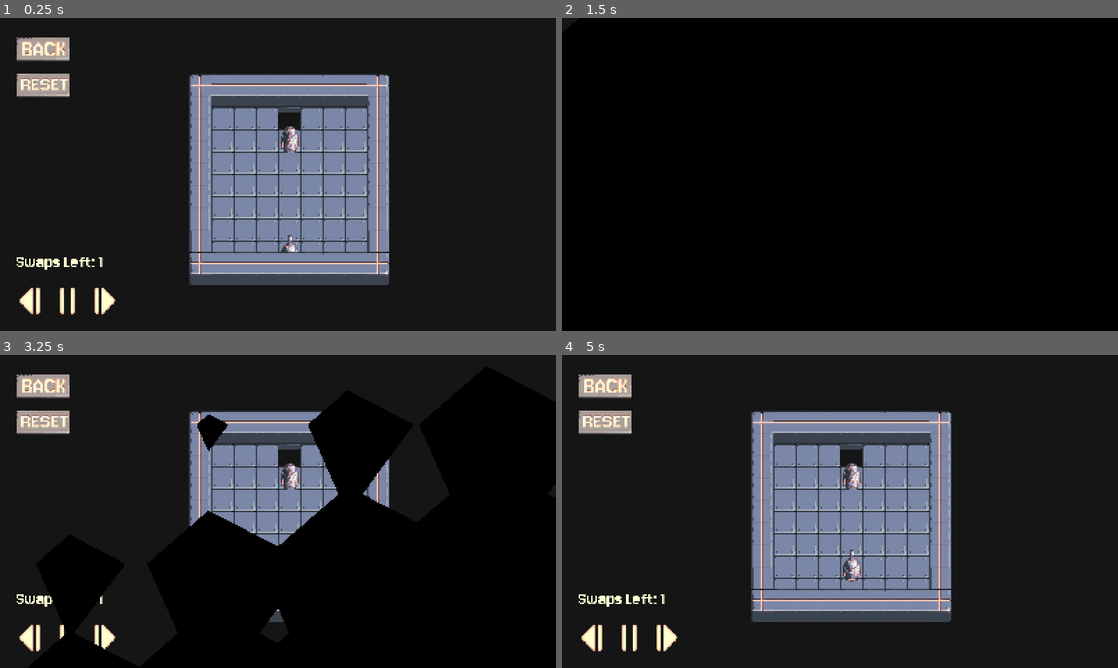
Above: before the commit, frames 1-4 (two rows, left to right).
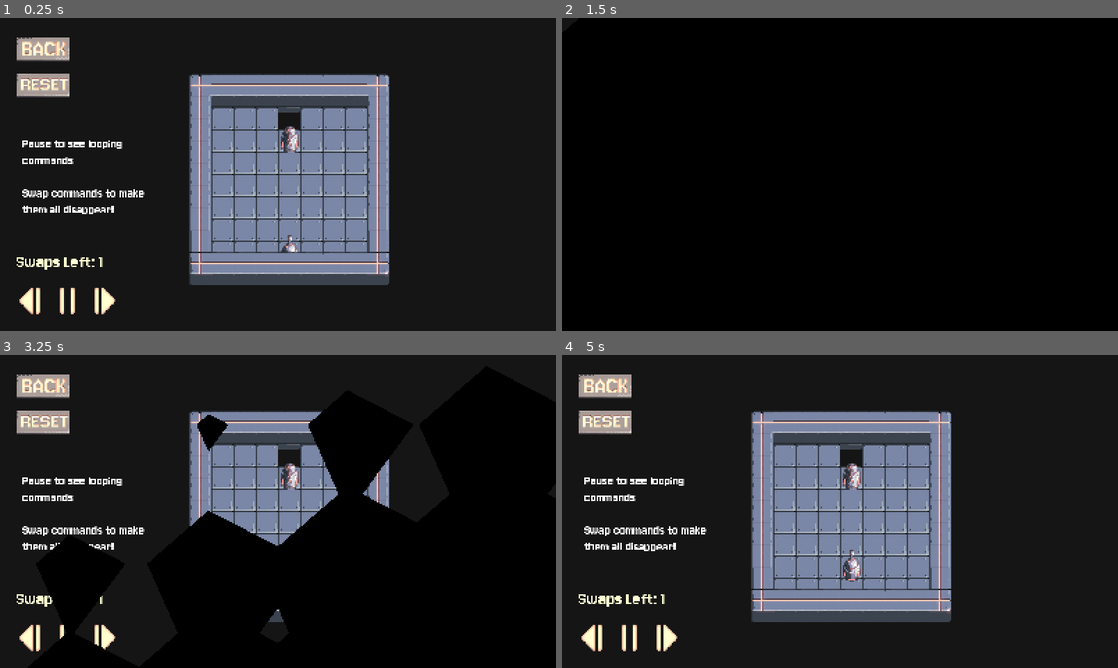
Above: after the commit, the same moments.

Repository: eevx/mind-swap
Game: Godot game, scene res://Levels/level_d1.tscn
Same seed, same stepped clock (60 frames per second), same inputs: the game is played once before the commit and once after it. Before the commit the project has no main scene; this scene is started directly in both runs.
Inputs (mouse positions are in pixels of both pictures, inside the frame that each line leads up to):
- Up to frame 1 (0.25 s): no input
- Up to frame 2 (1.5 s): click (606, 86) at 0.5 s; tap Enter at 1.25 s; move the mouse to (962, 158) at 1.27 s; hold Right (ui_right) from 1.28 s (still down); hold R (r) from 1.28 s (still down); click (962, 158) at 1.35 s
- Up to frame 3 (3.25 s): release Right (ui_right) at 2 s; release R (r) at 2 s; click (44, 423) at 2 s; move the mouse to (166, 527) at 2.77 s; hold Down (ui_down) from 2.78 s (still down); tap R (r) at 2.85 s; click (166, 527) at 3.05 s
- Up to frame 4 (5 s): move the mouse to (895, 442) at 3.52 s; release Down (ui_down) at 3.53 s; hold R (r) 3.53-4.28 s; hold Right (ui_right) from 3.53 s (still down); click (895, 442) at 3.6 s; move the mouse to (812, 574) at 4.27 s; tap R (r) at 4.35 s; click (812, 574) at 4.55 s

The runs differ from the first frame. In frame 1, 1.0% of the frame differs, in the area x 4-26%, y 39-63%; in frame 2, nothing differs; in frame 3, 0.9%; in frame 4, 1.0%.

Commit message:
final build

Diff:
--- a/CharacterActions/DestroyAction.gd
+++ b/CharacterActions/DestroyAction.gd
@@ -17,7 +17,7 @@
 	if object_data.ref_to_node:
 		if object_data.ref_to_node.has_method("queue_animation"):
 			object_data.ref_to_node.queue_animation("death", [show_value])
-
+			SfxManager.play_sfx("death", -5.)
 	#if object_data.ref_to_node:
 		#object_data.ref_to_node.visible = show_value
 
--- a/CharacterActions/DropAction.gd
+++ b/CharacterActions/DropAction.gd
@@ -18,7 +18,7 @@
 	if object_data.ref_to_node:
 		if object_data.ref_to_node.has_method("queue_animation"):
 			object_data.ref_to_node.queue_animation("drop", [show_value])
-
+			SfxManager.play_sfx("drop", 5.)
 	#if object_data.ref_to_node:
 		#object_data.ref_to_node.visible = show_value
 
--- a/CharacterActions/MoveAction.gd
+++ b/CharacterActions/MoveAction.gd
@@ -50,7 +50,7 @@
 	if character_data.ref_to_node:
 		if character_data.ref_to_node.has_method("queue_animation"):
 			character_data.ref_to_node.queue_animation("move", [from, to])
-			SfxManager.play_sfx("push")
+			SfxManager.play_sfx("buzz")
 	#if character_data.ref_to_node:
 		#character_data.ref_to_node.global_position = GridManager.grid_to_world(to)
 
--- a/CharacterActions/PushAction.gd
+++ b/CharacterActions/PushAction.gd
@@ -49,7 +49,7 @@
 	if object_data.ref_to_node:
 		if object_data.ref_to_node.has_method("queue_animation"):
 			object_data.ref_to_node.queue_animation("push", [from, to])
-			SfxManager.play_sfx("push")
+			SfxManager.play_sfx("death", -20.)
 
 func undo():
 	GridManager.remove_object(to_pos, object_data)
--- a/CharacterActions/ShootAction.gd
+++ b/CharacterActions/ShootAction.gd
@@ -35,6 +35,7 @@
 	if character_data.ref_to_node:
 		if character_data.ref_to_node.has_method("queue_animation"):
 			character_data.ref_to_node.queue_animation("shoot", [from, to])
+			SfxManager.play_sfx("push2")
 	pass
 
 func undo():
--- a/CharacterActions/SwapAction.gd
+++ b/CharacterActions/SwapAction.gd
@@ -18,6 +18,7 @@
 		return false
 	character_data.command_array[index] = command_type
 	TurnManager.swaps_performed += 1
+	SfxManager.play_sfx("swap")
 	character_data.command_array_changed.emit()
 	return true
 
@@ -28,6 +29,8 @@
 	character_data.command_array = duplicate_command_array
 	character_data.command_array_changed.emit()
 	TurnManager.swaps_performed -= 1
+	SfxManager.play_sfx("swap")
+
 #func swap_command(type : command_type, index: int):
 	#if index >= command_array.size():
 		#return
--- a/CharacterActions/TurnAction.gd
+++ b/CharacterActions/TurnAction.gd
@@ -24,7 +24,7 @@
 	if character_data.ref_to_node:
 		if character_data.ref_to_node.has_method("queue_animation"):
 			character_data.ref_to_node.queue_animation("turn", [from, to])
-
+			SfxManager.play_sfx("click", 2.)
 	#if character_data.ref_to_node:
 		#character_data.ref_to_node.rotation = Vector2(to).angle() + PI/2
 		#pass
--- a/CharacterActions/command_module_clickable.gd
+++ b/CharacterActions/command_module_clickable.gd
@@ -81,8 +81,9 @@
 func _on_input_event(_viewport, _event, _shape_idx):
 	if Input.is_action_just_pressed("left_click"):
 		if TurnManager.swaps_performed >= 2 * TurnManager.swaps_allowed:
-			#TODO: visual
+			SfxManager.play_sfx("error")
 			return
+		SfxManager.play_sfx("hover", -7.)
 		_clicked = true
 		_mouse_offset = get_global_mouse_position() - global_position
 		get_viewport().set_input_as_handled()
@@ -91,6 +92,7 @@
 func _on_mouse_entered():
 	command_sprite.frame = current_type + 5
 	scale = Vector2.ONE * 1.1
+	SfxManager.play_sfx("hover", -10., randf_range(0.9, 1.1))
 
 
 func _on_mouse_exited():
--- a/Globals/SFXManager.tscn
+++ b/Globals/SFXManager.tscn
@@ -6,13 +6,27 @@
 [ext_resource type="AudioStream" uid="uid://jnymbkjxie8d" path="res://Assets/Sfx/failedSomethingorCantMove.wav" id="3_swsjg"]
 [ext_resource type="AudioStream" uid="uid://8ayj4jlgpq7b" path="res://Assets/Sfx/click.wav" id="4_mlllv"]
 [ext_resource type="AudioStream" uid="uid://bkcjwi5cp0r3c" path="res://Assets/Sfx/hurtvar3.wav" id="5_v4h1o"]
+[ext_resource type="AudioStream" uid="uid://cgvedte47mrji" path="res://Assets/Sfx/restart_level.wav" id="6_w6jah"]
+[ext_resource type="AudioStream" uid="uid://pnern3u1nbdl" path="res://Assets/Sfx/machine_move.wav" id="7_froaa"]
+[ext_resource type="AudioStream" uid="uid://d4indrm54advu" path="res://Assets/Sfx/level_win.wav" id="8_ty3ma"]
+[ext_resource type="AudioStream" uid="uid://glg4412ut8tk" path="res://Assets/Sfx/hover_exit_select.wav" id="9_3bsla"]
+[ext_resource type="AudioStream" uid="uid://b8j3omkibk3iw" path="res://Assets/Sfx/box_drop.mp3" id="10_froaa"]
+[ext_resource type="AudioStream" uid="uid://b37x1frtxkj8m" path="res://Assets/Sfx/swap_sfx.mp3" id="11_ty3ma"]
+[ext_resource type="AudioStream" uid="uid://csx0lg8bdgq6n" path="res://Assets/Sfx/error-call-to-attention-129258.mp3" id="12_3bsla"]
 
 [node name="SfxManager" type="Node2D"]
 script = ExtResource("1_6nkip")
 sfx_dict = Dictionary[String, AudioStream]({
+"buzz": ExtResource("7_froaa"),
 "click": ExtResource("4_mlllv"),
 "death": ExtResource("5_v4h1o"),
+"drop": ExtResource("10_froaa"),
+"error": ExtResource("12_3bsla"),
+"hover": ExtResource("9_3bsla"),
+"level_win": ExtResource("8_ty3ma"),
 "push": ExtResource("2_swsjg"),
-"push2": ExtResource("3_swsjg")
+"push2": ExtResource("3_swsjg"),
+"restart": ExtResource("6_w6jah"),
+"swap": ExtResource("11_ty3ma")
 })
 audio_player = ExtResource("2_xbvlc")
--- a/Globals/SceneManager.gd
+++ b/Globals/SceneManager.gd
@@ -69,6 +69,7 @@
 			if not LevelArray.levels[id+1].is_empty():
 				var new_level_id = id+1
 				goto_scene("res://Levels/level_complete.tscn", true)
+				SfxManager.play_sfx("level_win")
 				await scene_changed
 				await get_tree().create_timer(1.).timeout
 				goto_scene(LevelArray.levels[new_level_id])
--- a/LevelComponents/LevelManager.gd
+++ b/LevelComponents/LevelManager.gd
@@ -128,6 +128,7 @@
 		SceneManager.goto_scene(level_select_scene_path)
 
 func _on_reload_button_down():
+	SfxManager.play_sfx("restart")
 	SceneManager.reload_scene()
 
 func _update_swap_counter():
--- a/LevelComponents/level_manager.tscn
+++ b/LevelComponents/level_manager.tscn
@@ -166,6 +166,31 @@
 script = ExtResource("6_6t1rr")
 metadata/_custom_type_script = "uid://blrn0dk83d5bu"
 
+[node name="ColorRect" type="ColorRect" parent="."]
+visible = false
+z_index = -2
+anchors_preset = 2
+anchor_top = 1.0
+anchor_bottom = 1.0
+offset_top = -260.0
+offset_right = 384.0
+grow_vertical = 0
+mouse_filter = 2
+color = Color(0.13905138, 0.16056603, 0.19014582, 1)
+
+[node name="ColorRect2" type="ColorRect" parent="."]
+visible = false
+z_index = -2
+anchors_preset = 2
+anchor_top = 1.0
+anchor_bottom = 1.0
+offset_top = -900.0
+offset_right = 256.0
+offset_bottom = -612.0
+grow_vertical = 0
+mouse_filter = 2
+color = Color(0.13905138, 0.16056603, 0.19014582, 1)
+
 [connection signal="button_down" from="VBoxContainer/Back" to="." method="_on_back_button_down"]
 [connection signal="button_down" from="VBoxContainer/Reload" to="." method="_on_reload_button_down"]
 [connection signal="button_down" from="HBoxContainer/undo" to="." method="_on_scrub_left_button_down"]
--- a/Levels/level_d1.tscn
+++ b/Levels/level_d1.tscn
@@ -1,9 +1,10 @@
-[gd_scene load_steps=7 format=4 uid="uid://bx6wi1iq0iut6"]
+[gd_scene load_steps=9 format=4 uid="uid://bx6wi1iq0iut6"]
 
 [ext_resource type="PackedScene" uid="uid://bdao5x87efl8" path="res://LevelComponents/level_manager.tscn" id="1_4gxig"]
 [ext_resource type="PackedScene" uid="uid://nvfa0p75xuke" path="res://LevelComponents/GridTileMap.tscn" id="2_yuljx"]
 [ext_resource type="PackedScene" uid="uid://cyy3whjrf3trl" path="res://LevelComponents/base_enemy.tscn" id="3_g71x3"]
 [ext_resource type="Script" uid="uid://bah1h38kcvyvw" path="res://GameObjectsAndData/CharacterObjectData.gd" id="4_pm144"]
+[ext_resource type="FontFile" uid="uid://cb5ydtoqxovuo" path="res://Assets/Jersey10-Regular.ttf" id="5_6xcu2"]
 
 [sub_resource type="Resource" id="Resource_3rrta"]
 script = ExtResource("4_pm144")
@@ -17,6 +18,10 @@
 current_dir = Vector2i(0, 1)
 turn_order = 1
 metadata/_custom_type_script = "uid://bah1h38kcvyvw"
+
+[sub_resource type="LabelSettings" id="LabelSettings_wnc21"]
+font = ExtResource("5_6xcu2")
+font_size = 40
 
 [node name="level_d1" type="Node2D"]
 y_sort_enabled = true
@@ -41,3 +46,14 @@
 [node name="BaseEnemy2" parent="." instance=ExtResource("3_g71x3")]
 position = Vector2(32, -96)
 EnemyData = SubResource("Resource_m83o2")
+
+[node name="Label" type="Label" parent="."]
+offset_left = -735.0
+offset_top = -109.0
+offset_right = -351.0
+offset_bottom = 123.0
+text = "Pause to see looping commands
+
+Swap commands to make them all disappear!"
+label_settings = SubResource("LabelSettings_wnc21")
+autowrap_mode = 2
--- /dev/null
+++ b/Levels/main_menu.gd
@@ -0,0 +1,6 @@
+extends Node2D
+
+@export var level_select_scene : String
+
+func _on_button_button_down():
+	SceneManager.goto_scene(level_select_scene)
--- /dev/null
+++ b/Levels/main_menu.tscn
@@ -0,0 +1,125 @@
+[gd_scene load_steps=14 format=3 uid="uid://gftjhhrtkfoo"]
+
+[ext_resource type="Script" uid="uid://bs26tfj1wmu2t" path="res://Levels/main_menu.gd" id="1_8md67"]
+[ext_resource type="Texture2D" uid="uid://cyne2ngcuy16u" path="res://Assets/theme_picture.png" id="2_15p6s"]
+[ext_resource type="FontFile" uid="uid://cb5ydtoqxovuo" path="res://Assets/Jersey10-Regular.ttf" id="3_5qvx8"]
+[ext_resource type="Script" uid="uid://blrn0dk83d5bu" path="res://UI/hover_zoom.gd" id="4_hllw6"]
+
+[sub_resource type="LabelSettings" id="LabelSettings_qor8d"]
+font = ExtResource("3_5qvx8")
+font_size = 176
+
+[sub_resource type="Environment" id="Environment_6e2af"]
+background_mode = 3
+glow_enabled = true
+glow_bloom = 0.04
+
+[sub_resource type="StyleBoxEmpty" id="StyleBoxEmpty_yw3yt"]
+
+[sub_resource type="StyleBoxEmpty" id="StyleBoxEmpty_1brcv"]
+
+[sub_resource type="StyleBoxEmpty" id="StyleBoxEmpty_b8u61"]
+
+[sub_resource type="StyleBoxEmpty" id="StyleBoxEmpty_mkm6k"]
+
+[sub_resource type="Animation" id="Animation_8md67"]
+resource_name = "idle"
+length = 1.5
+loop_mode = 1
+tracks/0/type = "value"
+tracks/0/imported = false
+tracks/0/enabled = true
+tracks/0/path = NodePath("Label:position")
+tracks/0/interp = 1
+tracks/0/loop_wrap = true
+tracks/0/keys = {
+"times": PackedFloat32Array(0, 0.73, 1.5),
+"transitions": PackedFloat32Array(0.5, 2, 1),
+"update": 0,
+"values": [Vector2(-432, -224), Vector2(-432, -256), Vector2(-432, -224)]
+}
+
+[sub_resource type="Animation" id="Animation_15p6s"]
+length = 0.001
+tracks/0/type = "value"
+tracks/0/imported = false
+tracks/0/enabled = true
+tracks/0/path = NodePath("Label:position")
+tracks/0/interp = 1
+tracks/0/loop_wrap = true
+tracks/0/keys = {
+"times": PackedFloat32Array(0),
+"transitions": PackedFloat32Array(1),
+"update": 0,
+"values": [Vector2(-432, -224)]
+}
+
+[sub_resource type="AnimationLibrary" id="AnimationLibrary_5qvx8"]
+_data = {
+&"RESET": SubResource("Animation_15p6s"),
+&"idle": SubResource("Animation_8md67")
+}
+
+[node name="MainMenu" type="Node2D"]
+script = ExtResource("1_8md67")
+level_select_scene = "res://Levels/level_select.tscn"
+
+[node name="Sprite2D" type="Sprite2D" parent="."]
+modulate = Color(1, 1, 1, 0.33333334)
+scale = Vector2(2.5777779, 2.5777779)
+texture = ExtResource("2_15p6s")
+
+[node name="Camera2D" type="Camera2D" parent="."]
+
+[node name="Label" type="Label" parent="."]
+offset_left = -432.0
+offset_top = -224.0
+offset_right = 473.0
+offset_bottom = -34.0
+text = "MINDSWAPPERS"
+label_settings = SubResource("LabelSettings_qor8d")
+
+[node name="WorldEnvironment" type="WorldEnvironment" parent="."]
+environment = SubResource("Environment_6e2af")
+
+[node name="Button" type="Button" parent="."]
+offset_left = -128.0
+offset_right = 137.0
+offset_bottom = 144.0
+theme_override_fonts/font = ExtResource("3_5qvx8")
+theme_override_font_sizes/font_size = 126
+theme_override_styles/normal = SubResource("StyleBoxEmpty_yw3yt")
+theme_override_styles/pressed = SubResource("StyleBoxEmpty_1brcv")
+theme_override_styles/hover = SubResource("StyleBoxEmpty_b8u61")
+theme_override_styles/disabled = SubResource("StyleBoxEmpty_mkm6k")
+text = "START"
+
+[node name="hover_zoom" type="Node" parent="Button"]
+script = ExtResource("4_hllw6")
+metadata/_custom_type_script = "uid://blrn0dk83d5bu"
+
+[node name="AnimationPlayer" type="AnimationPlayer" parent="."]
+libraries = {
+&"": SubResource("AnimationLibrary_5qvx8")
+}
+autoplay = "idle"
+
+[node name="ColorRect" type="ColorRect" parent="."]
+visible = false
+offset_left = -880.0
+offset_top = -512.0
+offset_right = -576.0
+offset_bottom = 512.0
+mouse_filter = 2
+color = Color(0, 0, 0, 1)
+
+[node name="ColorRect2" type="ColorRect" parent="."]
+visible = false
+offset_left = 608.0
+offset_top = -512.0
+offset_right = 912.0
+offset_bottom = 512.0
+mouse_filter = 2
+color = Color(0, 0, 0, 1)
+
+[connection signal="button_down" from="Button" to="." method="_on_button_button_down"]
--- a/UI/hover_zoom.gd
+++ b/UI/hover_zoom.gd
@@ -22,6 +22,7 @@
 		queue_free()
 
 func _on_mouse_entered() -> void:
+	SfxManager.play_sfx("hover", -10., randf_range(0.9, 1.1))
 	if zoom_tween:
 		zoom_tween.kill()
 	zoom_tween = create_tween()
--- a/project.godot
+++ b/project.godot
@@ -11,6 +11,7 @@
 [application]
 
 config/name="MindSwap"
+run/main_scene="uid://gftjhhrtkfoo"
 config/features=PackedStringArray("4.5", "Forward Plus")
 config/icon="res://icon.svg"
 
@@ -29,8 +30,9 @@
 
 window/size/viewport_width=1600
 window/size/viewport_height=900
-window/size/window_width_override=1280
-window/size/window_height_override=720
+window/size/mode=3
+window/size/window_width_override=1920
+window/size/window_height_override=1080
 window/stretch/mode="canvas_items"
 
 [input]
Not shown, added: Assets/Sfx/box_drop.mp3.import
Not shown, added: Assets/Sfx/error-call-to-attention-129258.mp3.import
Not shown, added: Assets/Sfx/swap_sfx.mp3.import
Binary file added: Assets/theme_picture.png
Not shown, added: Assets/theme_picture.png.import
Not shown: 1 places in Globals/SFXManager.tscn that only renumber resources
Not shown, added: Levels/main_menu.gd.uid
Not shown, added: Assets/Sfx/box_drop.mp3
Not shown, added: Assets/Sfx/error-call-to-attention-129258.mp3
Not shown, added: Assets/Sfx/swap_sfx.mp3
